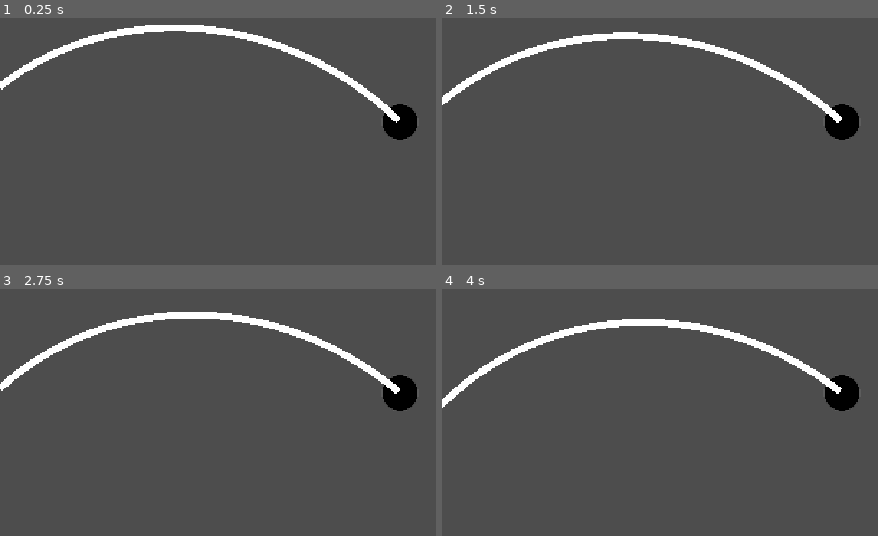
Above: before the commit, frames 1-4 (two rows, left to right).
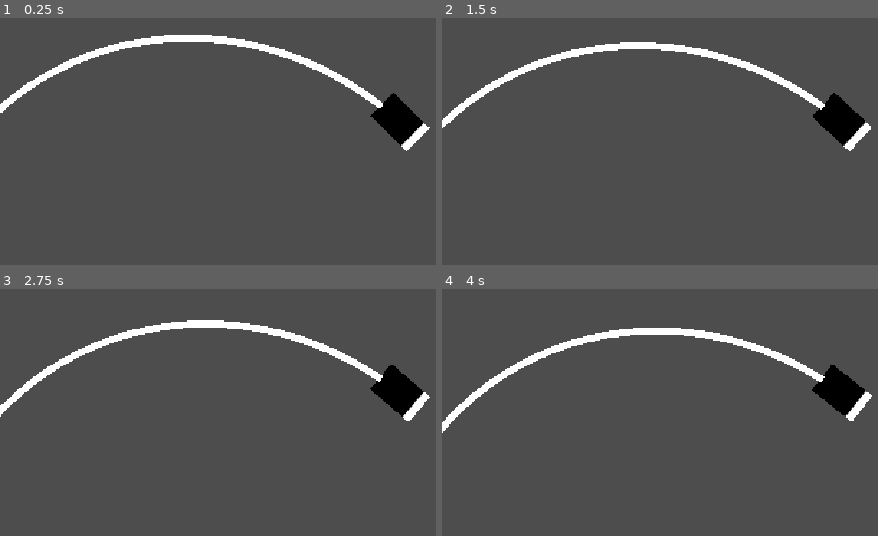
Above: after the commit, the same moments.

Repository: CSHitt/TSA-Video-Game-2027
Game: Godot game, scene res://scenes/gravity_demo.tscn
The game is run twice, just before and just after one commit, with the same random seed, the same clock (stepped at 60 frames per second) and the same inputs.
Inputs:
- Up to frame 1 (0.25 s): no input
- Up to frame 2 (1.5 s): no input
- Up to frame 3 (2.75 s): no input
- Up to frame 4 (4 s): no input

The runs differ from the first frame. In frame 1, 5.3% of the frame differs, in the area x 0-99%, y 2-54%; in frame 2, 5.3%; in frame 3, 5.3%; in frame 4, 5.3%.

Commit message:
Added rocket sprite
Rocket sprite rotates with velocity angle

Diff:
--- a/scenes/gravity_demo.tscn
+++ b/scenes/gravity_demo.tscn
@@ -6,6 +6,7 @@
 @onready var collision_shape_2d: CollisionShape2D = $CollisionShape2D
 @onready var line_2d: Line2D = $\"../Line2D\"
 @onready var camera_2d: Camera2D = $Camera2D
+@onready var rocket_sprite: Sprite2D = $RocketSprite
 
 
 var camera_size = Vector2(560,320)
@@ -57,6 +58,8 @@
 	force_y = (gravity_str * rocket_mass * planet_mass * dis_y) / pow(dis_x**2+dis_y**2,1.5)
 
 	gravity_dir = Vector2(force_x, force_y)
+
+	rocket_sprite.rotation = linear_velocity.angle()# - 1.5708
 
 	var move = Vector2()
 	if Input.is_action_pressed(\"ui_up\"):
@@ -96,7 +99,7 @@
 	var line_on_cam = true
 	var pos = global_position
 	var vel = linear_velocity
-	var step = delta * 15.0
+	var step = delta * 150.0
 
 	while line_on_cam == true:
 		var dis = planet.global_position - pos
@@ -134,14 +137,11 @@
 radius = 27.018513
 
 [sub_resource type="Gradient" id="Gradient_0itoa"]
-interpolation_mode = 1
-offsets = PackedFloat32Array(0.56626505, 0.58433735)
-colors = PackedColorArray(0, 0, 0, 1, 1, 1, 1, 0)
-
-[sub_resource type="GradientTexture2D" id="GradientTexture2D_cu4ke"]
+offsets = PackedFloat32Array(0.14457831, 0.16867469)
+colors = PackedColorArray(1, 1, 1, 1, 0, 0, 0, 1)
+
+[sub_resource type="GradientTexture1D" id="GradientTexture1D_0yd1l"]
 gradient = SubResource("Gradient_0itoa")
-fill = 1
-fill_from = Vector2(0.5, 0.5)
 
 [sub_resource type="Gradient" id="Gradient_xec7r"]
 interpolation_mode = 1
@@ -170,10 +170,11 @@
 [node name="CollisionShape2D" type="CollisionShape2D" parent="Rocket" unique_id=2036557855]
 shape = SubResource("CircleShape2D_u7mw5")
 
-[node name="Ball" type="Sprite2D" parent="Rocket" unique_id=811025890]
-texture = SubResource("GradientTexture2D_cu4ke")
-
 [node name="Camera2D" type="Camera2D" parent="Rocket" unique_id=1967389116]
+
+[node name="RocketSprite" type="Sprite2D" parent="Rocket" unique_id=616662158]
+scale = Vector2(0.28773084, 47.903496)
+texture = SubResource("GradientTexture1D_0yd1l")
 
 [node name="Line2D" type="Line2D" parent="." unique_id=702620799]
 round_precision = 1
